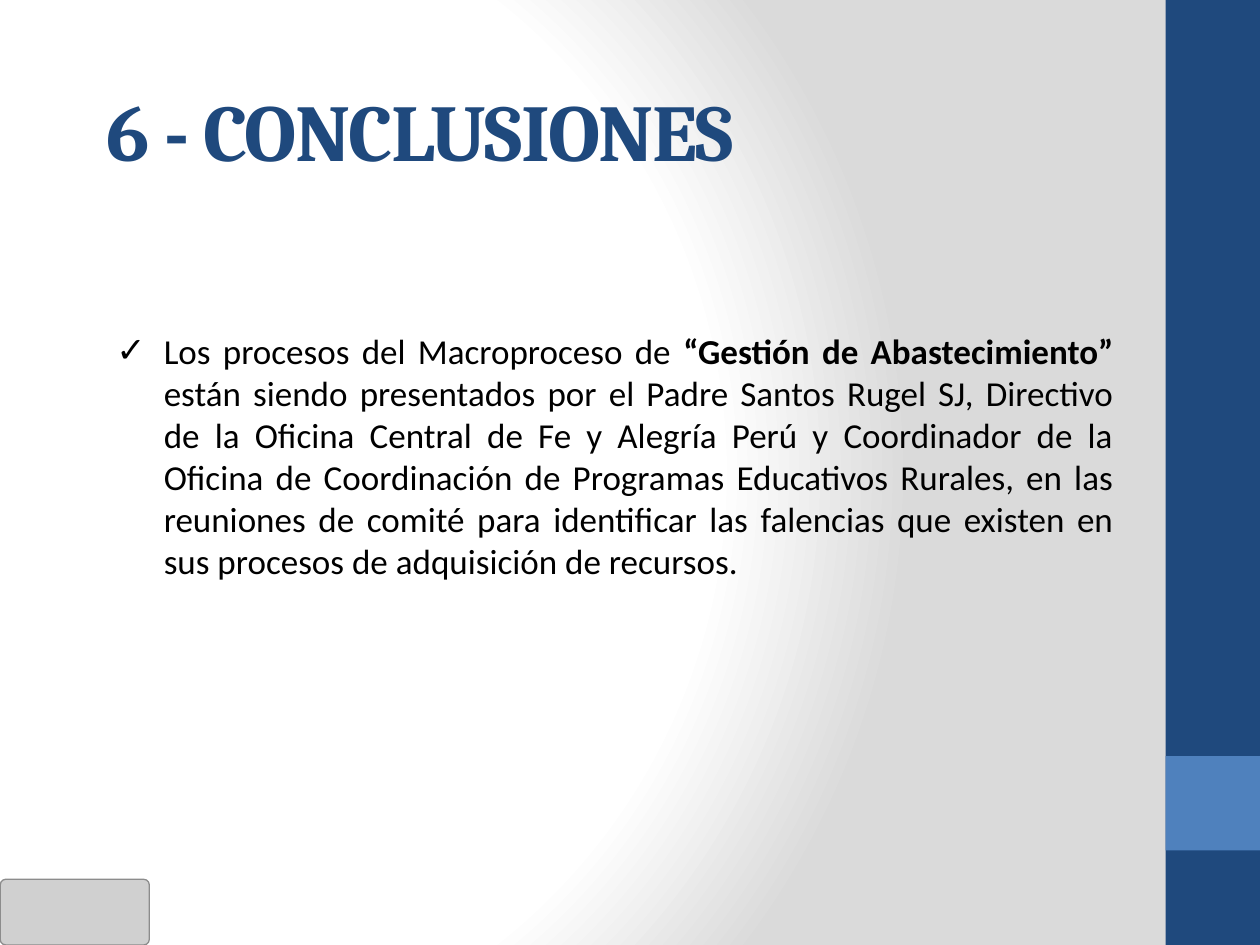
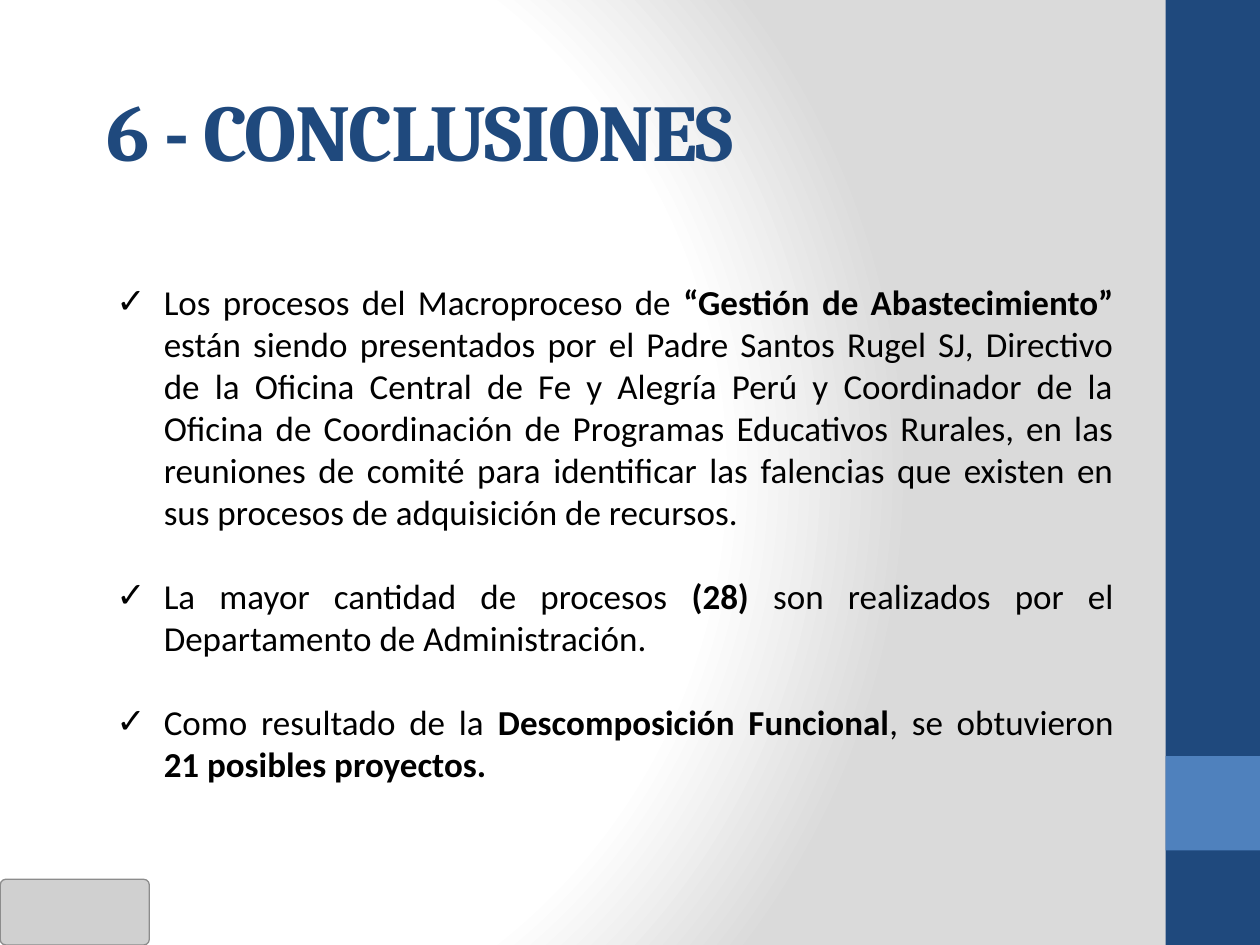
Before and after one commit to cms/proyecto-fya, a slide deck: slide 22 of Presentacion Final Ciclo 2011-02/ANOCFAP-[Presentación Final v2.0].pptx (slide 17 before the commit). Drawn at 1260x945 pixels with LibreOffice and Linux fonts; fonts in the diff are those of the drawing; grey boxes stand for pictures. Boxes give left, top, right and bottom in pixels: in the first picture for what was removed or moved away, otherwise in the second. Text is boxed around its words. In the diff, an @@ line names an element or a change of style, - is before the commit and + after.

```diff
--- a/Presentacion Final Ciclo 2011-02/ANOCFAP-[Presentación Final v2.0].pptx
+++ b/Presentacion Final Ciclo 2011-02/ANOCFAP-[Presentación Final v2.0].pptx
@@ text "Los procesos del Macroproceso de ...": place and size @@
-text "Los procesos del Macroproceso de ..." at box(164, 338, 1114, 580)
+text "Los procesos del Macroproceso de ..." at box(164, 289, 1114, 783)
@@ text at box(164, 583, 1114, 783): paragraphs added @@
+✓ La mayor cantidad de procesos (28) son realizados por el Departamento de Administración.
+✓ Como resultado de la Descomposición Funcional, se obtuvieron 21 posibles proyectos.
```
Also in this commit, not shown: 6 other slides changed, 8 slides added, 1 slide removed, 1 other file.
